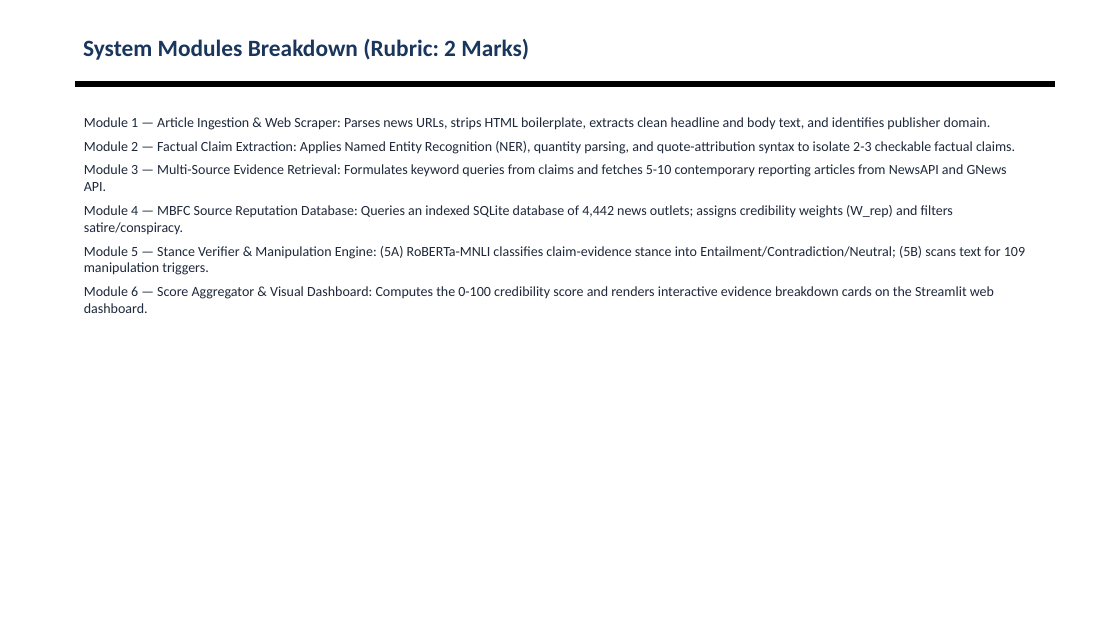
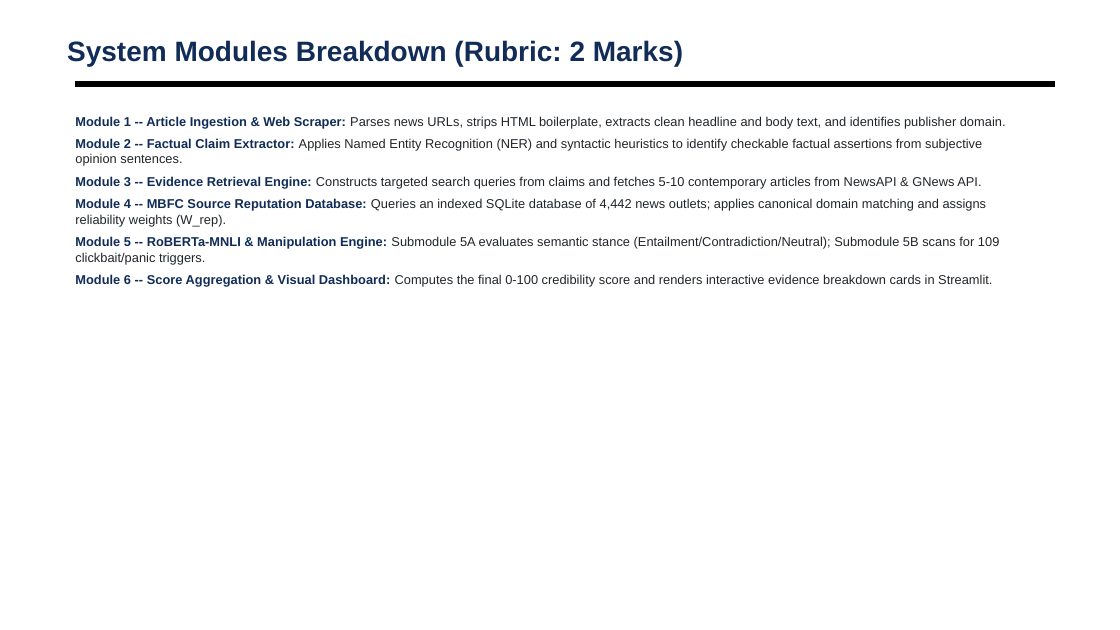
Before and after one commit to shubhamsapr5-eng/truth-lens, a slide deck: slide 12 of docs/AI_News_Credibility_Scorer_Review2.pptx. Drawn at 1120x630 pixels with LibreOffice and Linux fonts; fonts in the diff are those of the drawing; background and template pictures are left out. Boxes give left, top, right and bottom in pixels: in the first picture for what was removed or moved away, otherwise in the second. Text is boxed around its words. In the diff, an @@ line names an element or a change of style, - is before the commit and + after.

```diff
--- a/docs/AI_News_Credibility_Scorer_Review2.pptx
+++ b/docs/AI_News_Credibility_Scorer_Review2.pptx
@@ text "System Modules Breakdown (Rubric: 2 ...": place and size @@
-text "System Modules Breakdown (Rubric: 2 ..." at [83, 39, 529, 60]
+text "System Modules Breakdown (Rubric: 2 ..." at [67, 40, 683, 66]
@@ text "System Modules Breakdown (Rubric: 2 ..." at [67, 40, 683, 66]: size 20 to 24 pt, font Calibri to Arial, text colour #1A365D to #102C57; vertical alignment middle to top @@
@@ text at [75, 116, 1006, 287]: text changed; size 12 to 11 pt; font Calibri to Arial; text colour #1E293B to #212529 @@
-Module 1 — Article Ingestion & Web Scraper: Parses news URLs, strips HTML boilerplate, extracts clean headline and body text, and identifies publisher domain.
-Module 2 — Factual Claim Extraction: Applies Named Entity Recognition (NER), quantity parsing, and quote-attribution syntax to isolate 2-3 checkable factual claims.
-Module 3 — Multi-Source Evidence Retrieval: Formulates keyword queries from claims and fetches 5-10 contemporary reporting articles from NewsAPI and GNews API.
-Module 4 — MBFC Source Reputation Database: Queries an indexed SQLite database of 4,442 news outlets; assigns credibility weights (W_rep) and filters satire/conspiracy.
-Module 5 — Stance Verifier & Manipulation Engine: (5A) RoBERTa-MNLI classifies claim-evidence stance into Entailment/Contradiction/Neutral; (5B) scans text for 109 manipulation triggers.
-Module 6 — Score Aggregator & Visual Dashboard: Computes the 0-100 credibility score and renders interactive evidence breakdown cards on the Streamlit web dashboard.
+Module 1 -- Article Ingestion & Web Scraper: Parses news URLs, strips HTML boilerplate, extracts clean headline and body text, and identifies publisher domain.
+Module 2 -- Factual Claim Extractor: Applies Named Entity Recognition (NER) and syntactic heuristics to identify checkable factual assertions from subjective opinion sentences.
+Module 3 -- Evidence Retrieval Engine: Constructs targeted search queries from claims and fetches 5-10 contemporary articles from NewsAPI & GNews API.
+Module 4 -- MBFC Source Reputation Database: Queries an indexed SQLite database of 4,442 news outlets; applies canonical domain matching and assigns reliability weights (W_rep).
+Module 5 -- RoBERTa-MNLI & Manipulation Engine: Submodule 5A evaluates semantic stance (Entailment/Contradiction/Neutral); Submodule 5B scans for 109 clickbait/panic triggers.
+Module 6 -- Score Aggregation & Visual Dashboard: Computes the final 0-100 credibility score and renders interactive evidence breakdown cards in Streamlit.
```
Also in this commit, not shown: 13 other slides changed, 1 other file.
